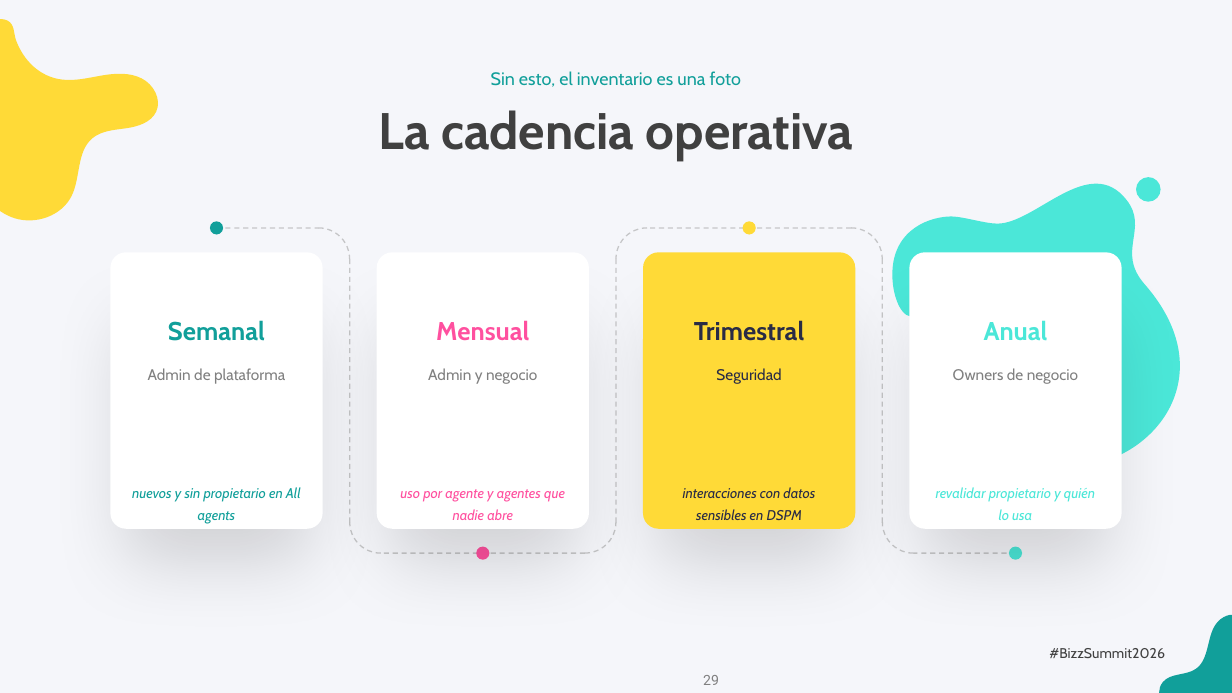
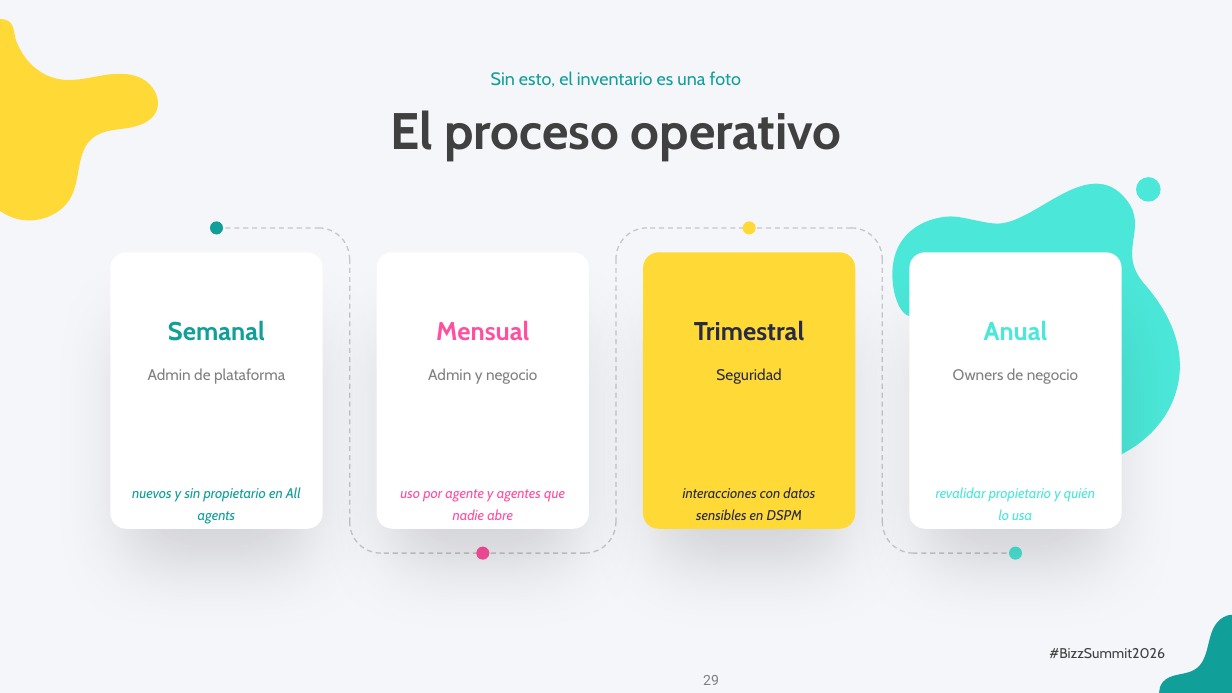
Before and after one commit to antoniosql/materiales-sesiones, a slide deck: slide 29 of BizzSummit/2026/01_trabajo/BizzSummit2026_De_la_jungla_al_control_plane.pptx. Drawn at 1232x693 pixels with LibreOffice and Linux fonts; fonts in the diff are those of the drawing; background and template pictures are left out. Boxes give left, top, right and bottom in pixels: in the first picture for what was removed or moved away, otherwise in the second. Text is boxed around its words. In the diff, an @@ line names an element or a change of style, - is before the commit and + after.

```diff
--- a/BizzSummit/2026/01_trabajo/BizzSummit2026_De_la_jungla_al_control_plane.pptx
+++ b/BizzSummit/2026/01_trabajo/BizzSummit2026_De_la_jungla_al_control_plane.pptx
@@ text at (390,110,842,160): text changed @@
-La cadencia operativa
+El proceso operativo
```
Also in this commit, not shown: 7 other slides changed.
